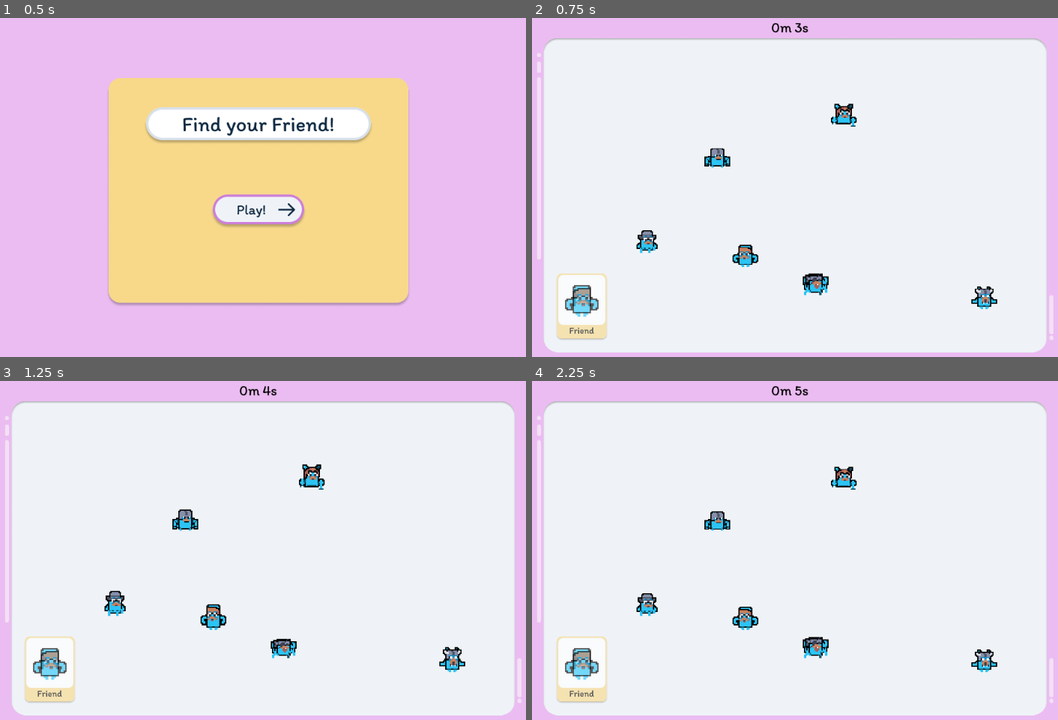
Above: before the commit, frames 1-4 (two rows, left to right).
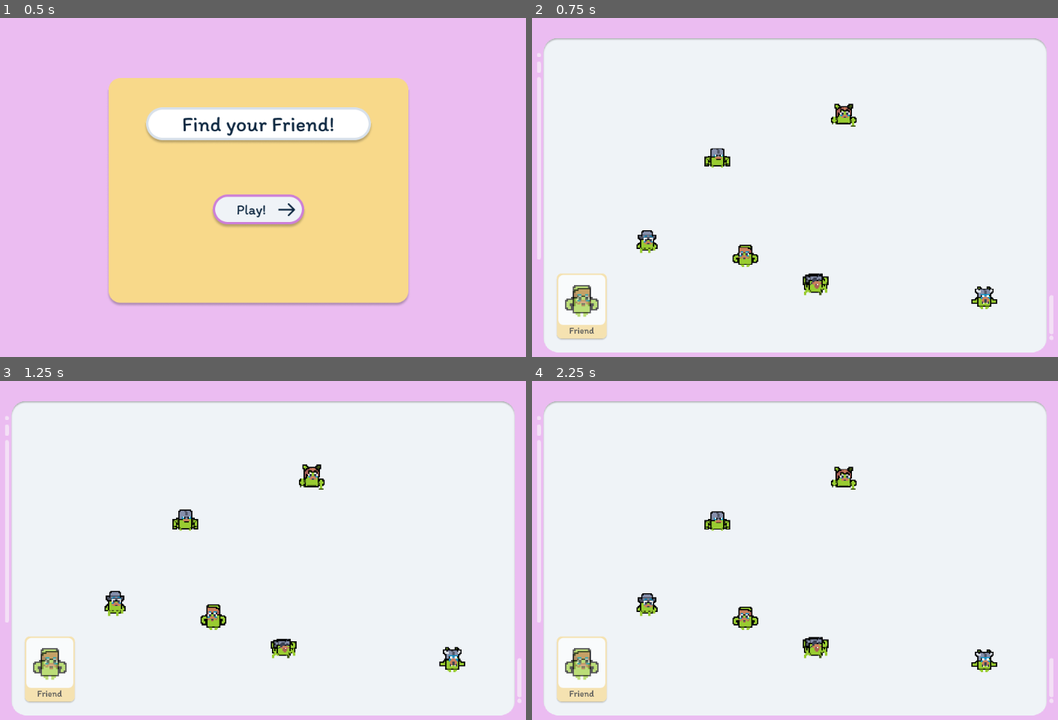
Above: after the commit, the same moments.

Repository: brettkolodny/find-your-friend
Game: Godot game, scene res://Scenes/TitleScreen/TitleScreen.tscn
The game is run twice, just before and just after one commit, with the same random seed, the same clock (stepped at 60 frames per second) and the same inputs.
Inputs (mouse positions are in pixels of both pictures, inside the frame that each line leads up to):
- Up to frame 1 (0.5 s): no input
- Up to frame 2 (0.75 s): click (789, 211) at 0.5 s
- Up to frame 3 (1.25 s): no input
- Up to frame 4 (2.25 s): move the mouse to (579, 669) at 1.27 s; click (579, 669) at 1.35 s; move the mouse to (668, 574) at 2.02 s; click (668, 574) at 2.1 s

Frame 1 is identical in both runs. In frame 2, 1.0% of the frame differs, in the area x 6-89%, y 1-89%; in frame 3, 1.0%; in frame 4, 1.0%.

Commit message:
Added possible colors, added more facts

Diff:
--- a/Scenes/Level/Level.tscn
+++ b/Scenes/Level/Level.tscn
@@ -59,6 +59,7 @@
 [node name="TimerCanvas" type="CanvasLayer" parent="."]
 
 [node name="Timer" type="Label" parent="TimerCanvas"]
+visible = false
 modulate = Color( 0, 0, 0, 1 )
 anchor_left = 0.5
 anchor_right = 0.5
--- a/Scenes/LevelWinScreen/Assets/enterReasons.gd
+++ b/Scenes/LevelWinScreen/Assets/enterReasons.gd
@@ -7,66 +7,26 @@
 var minute = 1;
 var second = 30;
 
-var family = ["had a wife and 2 kids",
-		"had a wife and 2 kids who now have no breadwinner",
-		"had a wife and 2.5 kids",
-		"had a ex-wife who will be overjoyed at them being [i]found[/i]",
-		"had a loving husband of 3 year",
-		"was a turbo virgin",
-		"had a husband and a kid on the way",
-		"had a husband and 2 kids",
-		"had a collection of body pillows instead of human connections",
-		"had no human contact beyond the League of Legends community"
-]
-
-var hobby = ["rock climbing",
-		"doing crosswords",
-		"to live, laugh, and love",
-		"watching Twitch.tv",
-		"listening to Daytona",
-		"listening to choice picks from the Lisa OST",
-		"listening to the John Souls - Magnificent Demon on their commute",
-		"unironically listening to Gachi music"
-]
-
-var found = ["spammed NAM",
-		"subbed to Forsen",
-		"smiled when Pokemain was banned",
-		"radicalized Markov Bot",
-		"posted Elf Tits",
-		"was a Prime Pleb",
-		"failed the FitnessGram™ Pacer Test",
-		"didn’t play Morrowind",
-		"wrote Attack on Titan vore fan fiction",
-		"didn’t like Gura",
-		"@’ed the streamer with hints they didn’t ask for ",
-		"filmed themself at the gym",
-		"didn’t return the shopping cart",
-		"kicked an ice cube under the fridge",
-		"microwaved cold brew coffee",
-		"tried to go to the bathroom during their warehouse shif"
-]
-
 
 # Called when the node enters the scene tree for the first time.
 func _ready():
-	randomize();
-	var familyInfo = family[randi() % family.size()]
-	var hobbyInfo = hobby[randi() % hobby.size()]
-	var foundInfo = found[randi() % found.size()]
-	var tempString = "[font=res://Scenes/LevelWinScreen/Assets/freshImportFont.tres][wait time=1][color=black]You found your friend in[wait time=2] [color=#CE80D9]%.f minute(s) and %.f second(s)[/color].[wait time=3] Your friend %s.[wait time=4]They enjoyed %s.[wait time=5] You really wanted to be their because they [color=red]%s[/color]."
-	tempString = tempString % [minute, second, familyInfo, hobbyInfo, foundInfo]
+
+	minute = Global.winTime / 1000 / 60
+	second = int(Global.winTime / 1000) % 60
+
+	print(minute)
+	print(second)
+
+	Global.get_friend_facts()
+
+	var tempString = "[font=res://Scenes/LevelWinScreen/Assets/freshImportFont.tres][wait time=1][color=black]You found your friend in[wait time=2] [color=#CE80D9]%.f minute(s) and %.f second(s)[/color].[wait time=3] Your friend %s.[wait time=4]Your friend enjoyed %s.[wait time=5] You really wanted to be their friend because they [color=red]%s[/color].[/wait]"
+	tempString = tempString % [minute, second, Global.familyFact, Global.hobbyFact, Global.findFact]
 	self.bbcode_text = tempString
-	print(tempString)
+	#print(tempString)
 
 	pass # Replace with function body.
 
 
-# Called every frame. 'delta' is the elapsed time since the previous frame.
-#func _process(delta):
-#	pass
-
-
 func _on_Button_pressed():
-	print("Pressed")
+	#Go to new scene?
 	pass # Replace with function body.
--- a/Scenes/LevelWinScreen/LevelWinScreen.tscn
+++ b/Scenes/LevelWinScreen/LevelWinScreen.tscn
@@ -21,6 +21,17 @@
 "_edit_use_anchors_": false
 }
 
+[node name="Button" type="Button" parent="."]
+margin_left = 443.0
+margin_top = 402.0
+margin_right = 581.0
+margin_bottom = 451.0
+shortcut_in_tooltip = false
+flat = true
+__meta__ = {
+"_edit_use_anchors_": false
+}
+
 [node name="RichTextLabel" type="RichTextLabel" parent="."]
 margin_left = 311.0
 margin_top = 229.0
@@ -37,15 +48,4 @@
 "_edit_use_anchors_": false
 }
 
-[node name="Button" type="Button" parent="."]
-margin_left = 832.0
-margin_top = 722.0
-margin_right = 1090.0
-margin_bottom = 815.0
-shortcut_in_tooltip = false
-flat = true
-__meta__ = {
-"_edit_use_anchors_": false
-}
-
 [connection signal="pressed" from="Button" to="RichTextLabel" method="_on_Button_pressed"]
--- a/Scripts/Global.gd
+++ b/Scripts/Global.gd
@@ -24,53 +24,92 @@
 
 var level = 1
 
-var familyFacts = ["had a wife and 2 kids",
-		"had a wife and 2 kids who now have no breadwinner",
+var familyFacts = [
+		"had a wife and 2 kids who will now starve",
 		"had a wife and 2.5 kids",
-		"had a ex-wife who will be overjoyed at them being [i]found[/i]",
-		"had a loving husband of 3 year",
+		"had a REAL wife and REAL son who were REAL",
 		"was a turbo virgin",
-		"had a husband and a kid on the way",
-		"had a husband and 2 kids",
+		"had an Onlyfans girlfriend",
+		"had a wife who had a boyfriend",
 		"had a collection of body pillows instead of human connections",
-		"had no human contact beyond the League of Legends community"
+		"had no human contact beyond the League of Legends community",
+		"had 3 sister wives",
+		"had a Version 3 Tamagotchi with Infrared Connection",
+		"had some pretty poggers house plants",
+		"had a cum-rag that had sprouted mushrooms"
+
 ]
 
 var hobbyFacts = ["rock climbing",
 		"doing crosswords",
 		"to live, laugh, and love",
 		"watching Twitch.tv",
-		"listening to Daytona",
 		"listening to choice picks from the Lisa OST",
-		"listening to the John Souls - Magnificent Demon on their commute",
-		"unironically listening to Gachi music"
+		"listening to the Magnificent Demon song on their commute",
+		"unironically listening to Gachi music",
+		"cooking organically",
+		"doing charity work",
+		"being vegan",
+		"folding laundry",
+		"being a furry",
+		"off-road driving",
+		"being Mormon",
+		"endlessly scrolling Facebook"
 ]
 
-var findFacts = ["spammed NAM",
+var findFacts = [
+		"spammed NAM",
 		"subbed to Forsen",
-		"smiled when Pokemain was banned",
+		"were happy when Pokemain the Queen was banned",
 		"radicalized Markov Bot",
 		"posted Elf Tits",
-		"was a Prime Pleb",
-		"failed the FitnessGram™ Pacer Test",
+		"were a Prime Pleb",
 		"didn’t play Morrowind",
-		"wrote Attack on Titan vore fan fiction",
-		"didn’t like Gura",
+		"wrote IRL streamer vore fan fiction",
 		"@’ed the streamer with hints they didn’t ask for ",
-		"filmed themself at the gym",
-		"didn’t return the shopping cart",
-		"kicked an ice cube under the fridge",
 		"microwaved cold brew coffee",
-		"tried to go to the bathroom during their warehouse shif"
+		"had a cream interior Tesla Model S",
+		"spammed Pregario out of context",
+		"didn't tith 10% of their income to the LDS"
 ]
 
 var familyFact
 var hobbyFact
 var findFact
 
+# x, .48, .35, 1
+var palette = [Color.webmaroon, Color.darkcyan, Color.chocolate, Color.darkviolet, Color.webgreen, Color.sienna, Color.dimgray, Color.deepskyblue, Color.deeppink, Color.yellowgreen]
+
+var winTime
 # This is where you can implement the random color
 func randomize_level_color():
-	self.level_color = Color(0.172549019607843, 0.772549019607843, 0.964705882352941)
+	randomize()
+
+	#create seed color
+	var seedHue = rand_range(0,1)
+
+	#needed for some ungodly reason
+	var color0 = Color.white
+	var color1 = Color.white
+	var color2 = Color.white
+	var color3 = Color.white
+
+	#creates comp and degree shifted colors
+	color0 = color0.from_hsv(seedHue, 0.48, 0.35, 1.0)
+	color1 = color1.from_hsv(bindHue(seedHue + 1),0.48,0.35,1)
+	color1 = color1.from_hsv(bindHue(seedHue + 0.15),0.48,0.35,1)
+	color1 = color1.from_hsv(bindHue(seedHue - 0.15),0.48,0.35,1)
+
+	#Ignore the above
+
+	self.level_color = palette[randi() % palette.size()]
+
+func bindHue(hue):
+	if (hue > 1):
+		hue = hue - 1
+	elif (hue < 1):
+		hue = hue + 1
+	return hue
 
 
 func randomize_characters():
@@ -96,6 +135,7 @@
 func level_win(time):
 	Input.set_mouse_mode(Input.MOUSE_MODE_VISIBLE)
 	print("won in %s" % str(time))
+	winTime = time
 	get_tree().change_scene_to(LEVEL_WIN_SCENE)
 
 
@@ -256,16 +296,29 @@
 
 		head.texture = head_image
 
-func _get_friend_facts():
+func get_friend_facts():
 	#Reset seed
 	randomize()
 
-	#randomly select facts
-	var familyFact = familyFacts[randi() % familyFacts.size()]
-	var hobbyFact = hobbyFacts[randi() % hobbyFacts.size()]
-	var findFact = findFacts[randi() % findFacts.size()]
+	#randomly select facts then remove from list
+	var familyIndex = randi() % familyFacts.size()
+	familyFact = familyFacts[familyIndex]
+	if(familyFacts.size() > 1):
+		familyFacts.remove(familyIndex)
+
+	var hobbyIndex = randi() % hobbyFacts.size()
+	hobbyFact = hobbyFacts[hobbyIndex]
+	if(hobbyFacts.size() > 1):
+		hobbyFacts.remove(hobbyIndex)
+
+	var findIndex = randi() % findFacts.size()
+	findFact = findFacts[findIndex]
+	if(findFacts.size() > 1):
+		findFacts.remove(findIndex)
 
 	print(familyFact)
+	print(hobbyFact)
+	print(findFact)
 
 func _ready():
 	randomize()
